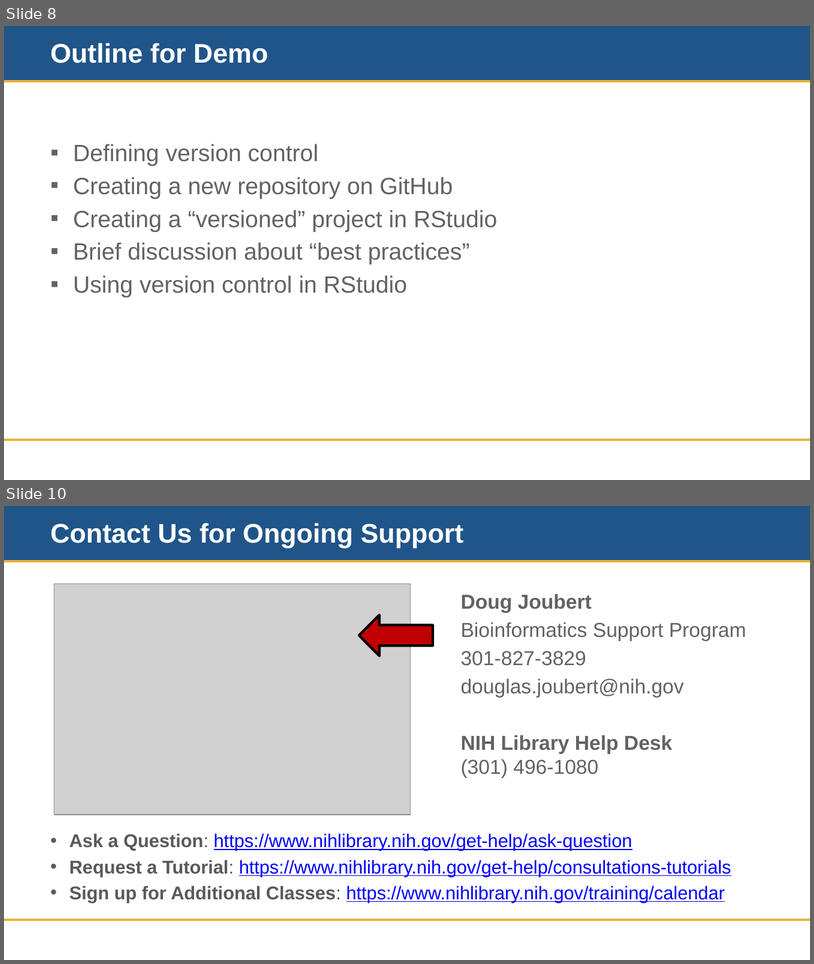
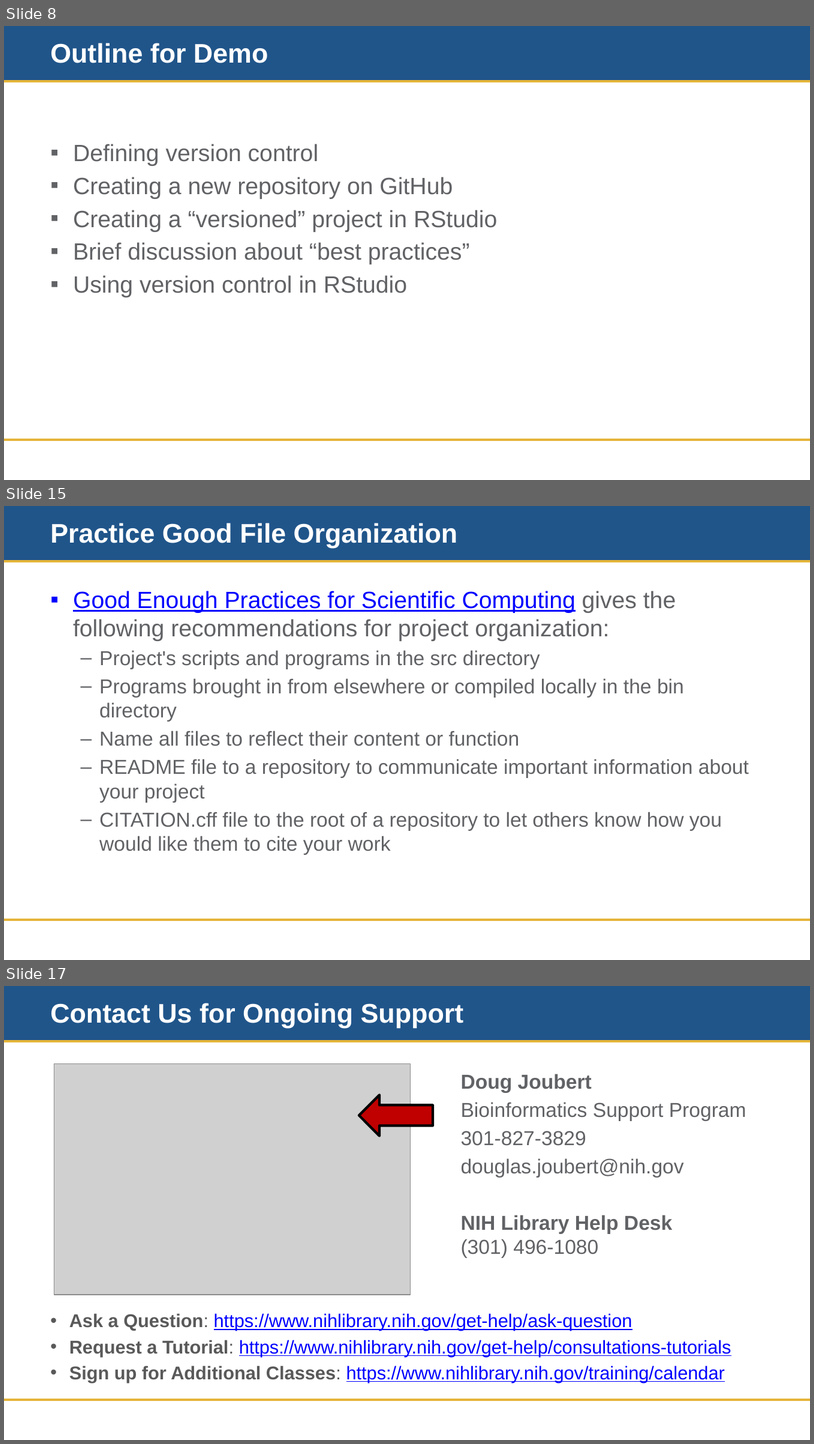
Before and after one commit to doujouDC/nihl-intro-r-classes, a slide deck: r-project-mgmt-repro/nih-r-project-mgmt-training-material/nihl-r-project-mgmt.pptx. Shown one above the other, each under a label of ours: slides 8 and 10 before the commit, slides 8, 15 and 17 after it; the slides between them are not shown. The pictures are 814x964 and 814x1444 pixels, drawn with LibreOffice and Linux fonts; fonts in the diff are those of the drawing; grey boxes stand for pictures; background and template pictures are left out. Boxes give left, top, right and bottom in pixels: in the first picture for what was removed or moved away, otherwise in the second. Text is boxed around its words. In the diff, an @@ line names an element or a change of style, - is before the commit and + after.

```diff
--- a/r-project-mgmt-repro/nih-r-project-mgmt-training-material/nihl-r-project-mgmt.pptx
+++ b/r-project-mgmt-repro/nih-r-project-mgmt-training-material/nihl-r-project-mgmt.pptx
@@ slide 15 added at (4,506,810,960), background #FFFFFF; not listed: 3 template elements that a slide beside it also shows @@
@@ title added at (50,523,458,548), 32 pt, text #FFFFFF, bold @@
+Practice Good File Organization
@@ text added at (73,591,749,855), 24 pt, text #616265 @@
+▪ Good Enough Practices for Scientific Computing gives the following recommendations for project organization:
+  – Project's scripts and programs in the src directory
+  – Programs brought in from elsewhere or compiled locally in the bin directory
+  – Name all files to reflect their content or function
+  – README file to a repository to communicate important information about your project
+  – CITATION.cff file to the root of a repository to let others know how you would like them to cite your work
@@ what was slide 10 is now slide 17 @@
```
Also in this commit, not shown: 1 slide changed, 6 other slides added, 6 other files.
